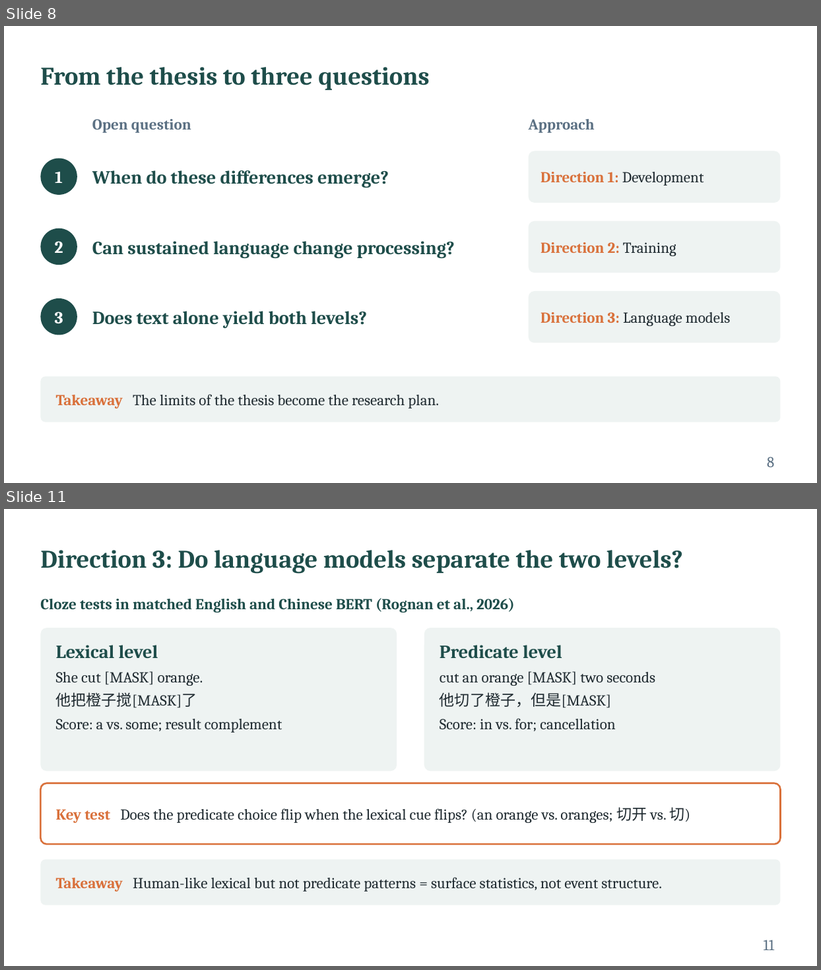
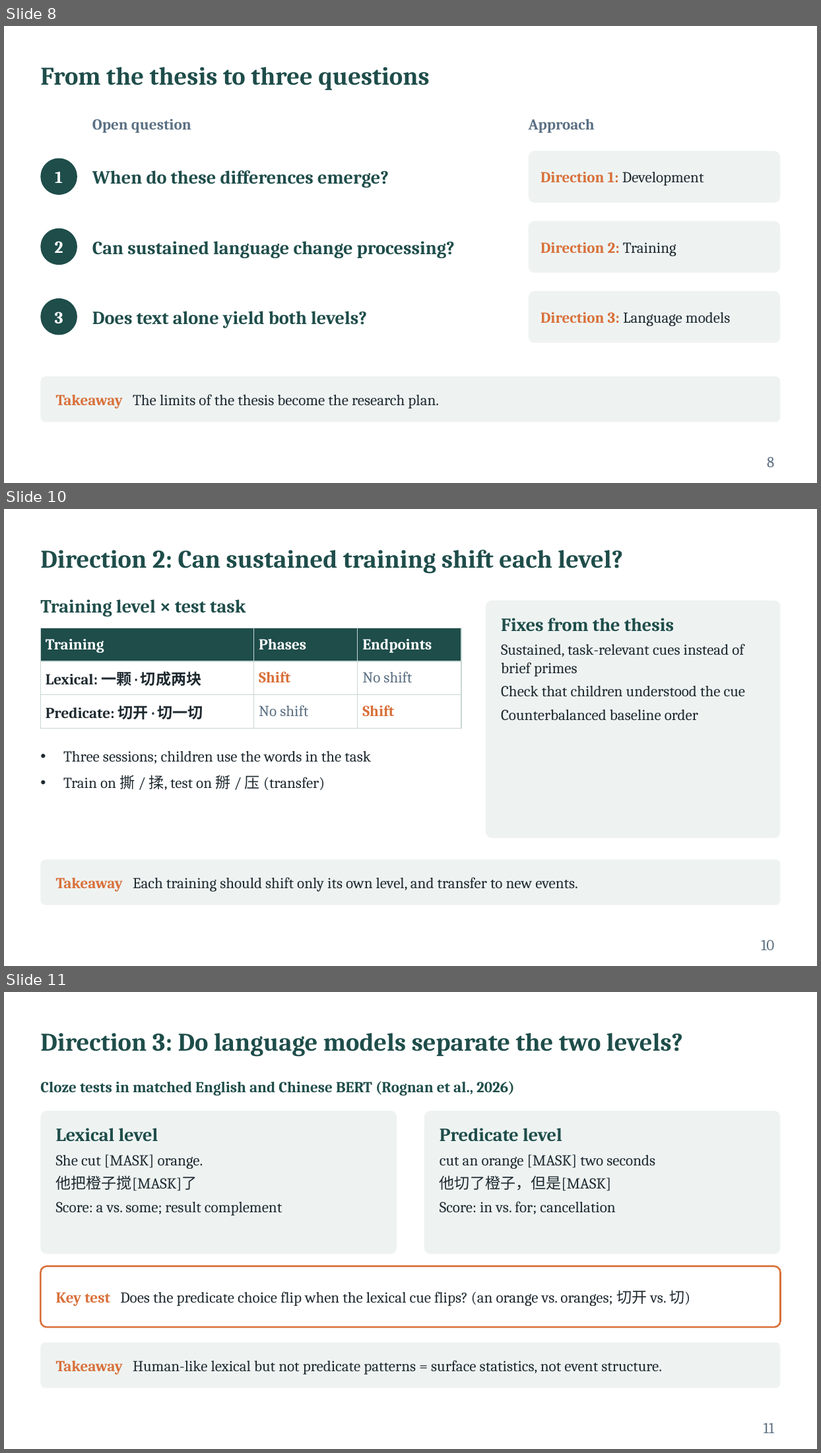
Before and after one commit to xtaoliu/claude, a slide deck: Liu_postdoc_interview_talk.pptx. Shown one above the other, each under a label of ours: slides 8 and 11 before the commit, slides 8, 10 and 11 after it; the slides between them are not shown. The pictures are 821x970 and 821x1453 pixels, drawn with LibreOffice and Linux fonts; fonts in the diff are those of the drawing. Boxes give left, top, right and bottom in pixels: in the first picture for what was removed or moved away, otherwise in the second. Text is boxed around its words. In the diff, an @@ line names an element or a change of style, - is before the commit and + after.

```diff
--- a/Liu_postdoc_interview_talk.pptx
+++ b/Liu_postdoc_interview_talk.pptx
@@ slide 10 added at [4,509,817,966], background #FFFFFF @@
@@ title added at [40,549,623,574], 30 pt, text #1E4D4A, bold @@
+Direction 2: Can sustained training shift each level?
@@ text added at [40,599,246,617], 22 pt, text #1E4D4A, bold @@
+Training level × test task
@@ rounded rectangle added at [486,601,781,838], fill #EEF3F2 @@
@@ text added at [501,618,746,721], 18 pt, text #1F2A30 @@
+Fixes from the thesis
+Sustained, task-relevant cues instead of brief primes
+Check that children understood the cue
+Counterbalanced baseline order
@@ table added at [40,628,461,722], 3 rows, 3 columns @@
+Training | Phases | Endpoints
+Lexical: 一颗 · 切成两块 | Shift | No shift
+Predicate: 切开 · 切一切 | No shift | Shift
@@ text added at [63,751,371,790], 18 pt, text #1F2A30 @@
+• Three sessions; children use the words in the task
+• Train on 撕 / 揉, test on 掰 / 压 (transfer)
@@ rounded rectangle added at [40,859,781,906], fill #EEF3F2 @@
@@ text added at [56,877,578,892], 18 pt, text #1F2A30 @@
+Takeaway Each training should shift only its own level, and transfer to new events.
@@ page number added at [761,940,774,951], 18 pt, text #5B7083 @@
+10
```
Also in this commit, not shown: 1 slide changed, 1 other slide added, 2 slides removed, 1 other file.
